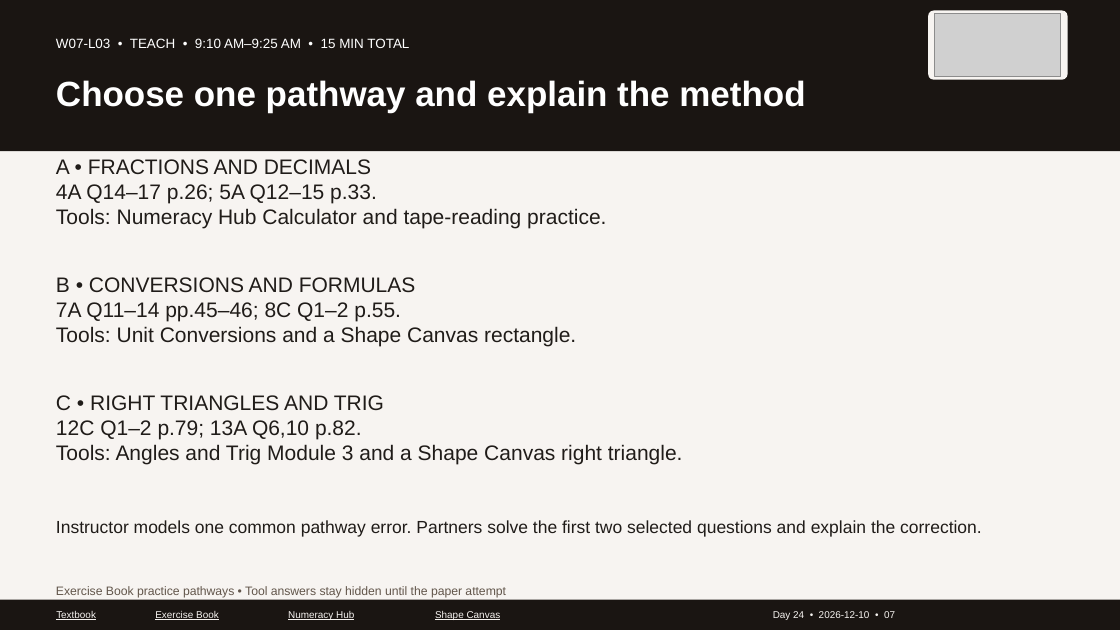
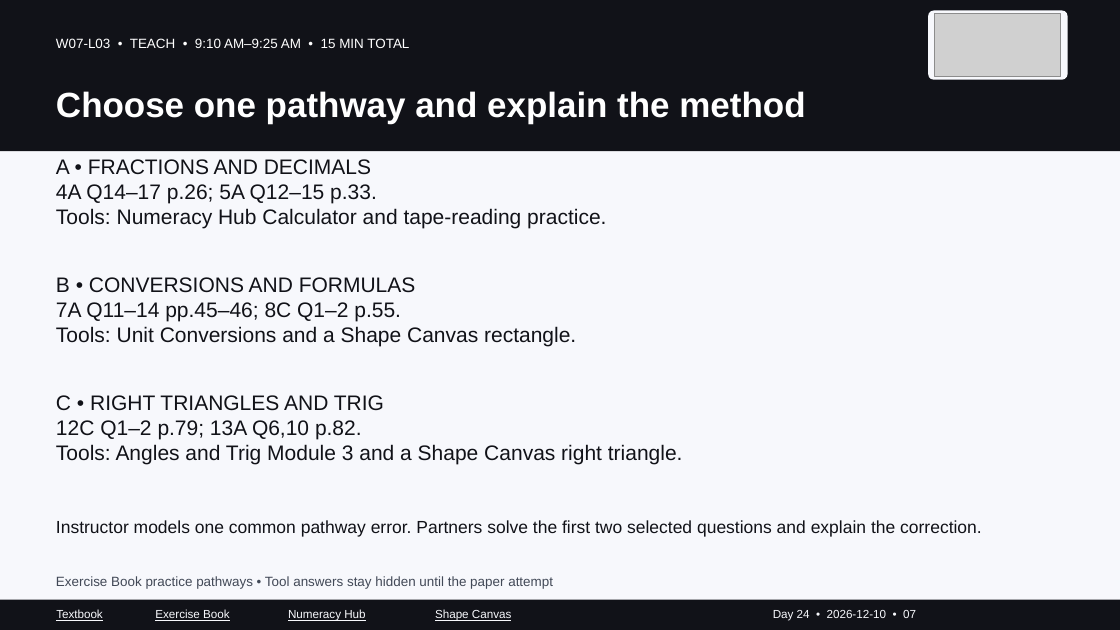
Before and after one commit to GOSTROGIS/access-trades-numeracy, a slide deck: slide 7 of carpentry/intake-141/PowerPoint/Day-24_2026-12-10_Week-7.pptx. Drawn at 1120x630 pixels with LibreOffice and Linux fonts; fonts in the diff are those of the drawing; grey boxes stand for pictures. Boxes give left, top, right and bottom in pixels: in the first picture for what was removed or moved away, otherwise in the second. Text is boxed around its words. In the diff, an @@ line names an element or a change of style, - is before the commit and + after.

Commit message:
Fix slide layout collisions and strengthen colour contrast

```diff
--- a/carpentry/intake-141/PowerPoint/Day-24_2026-12-10_Week-7.pptx
+++ b/carpentry/intake-141/PowerPoint/Day-24_2026-12-10_Week-7.pptx
@@ background #F7F4F1 to #F7F8FC @@
@@ rectangle at bbox=[0, 0, 1120, 151]: fill #1A1512 to #111218 @@
@@ text "Choose one pathway and explain ...": place and size @@
-text "Choose one pathway and explain ..." at bbox=[56, 80, 805, 113]
+text "Choose one pathway and explain ..." at bbox=[56, 91, 805, 124]
@@ text colour #201C19 to #111218 in 4 elements at bbox=[56, 159, 606, 229], bbox=[56, 277, 576, 347], bbox=[56, 395, 683, 465], bbox=[56, 520, 982, 537] @@
@@ text "Exercise Book practice pathways • ...": place and size @@
-text "Exercise Book practice pathways • ..." at bbox=[56, 586, 506, 598]
+text "Exercise Book practice pathways • ..." at bbox=[56, 576, 553, 589]
@@ text "Exercise Book practice pathways • ..." at bbox=[56, 576, 553, 589]: size 10.5 to 11.5 pt, text colour #62564B to #424957 @@
@@ rectangle at bbox=[0, 600, 1120, 630]: fill #1A1512 to #111218 @@
@@ size 8.5 to 10 pt, text colour #F7F4F1 to #F7F8FC; less space between paragraphs in 5 elements at bbox=[773, 610, 916, 621], bbox=[288, 609, 365, 621], bbox=[435, 609, 511, 621], bbox=[155, 609, 230, 621], bbox=[56, 609, 103, 621] @@
```
Also in this commit, not shown: 50 other slides changed, 51 other files.
